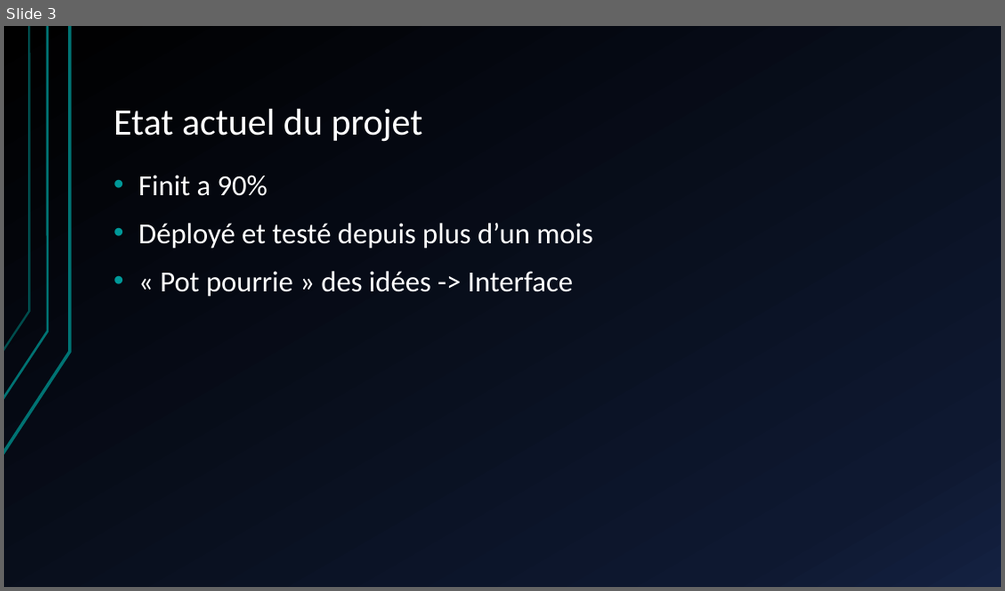
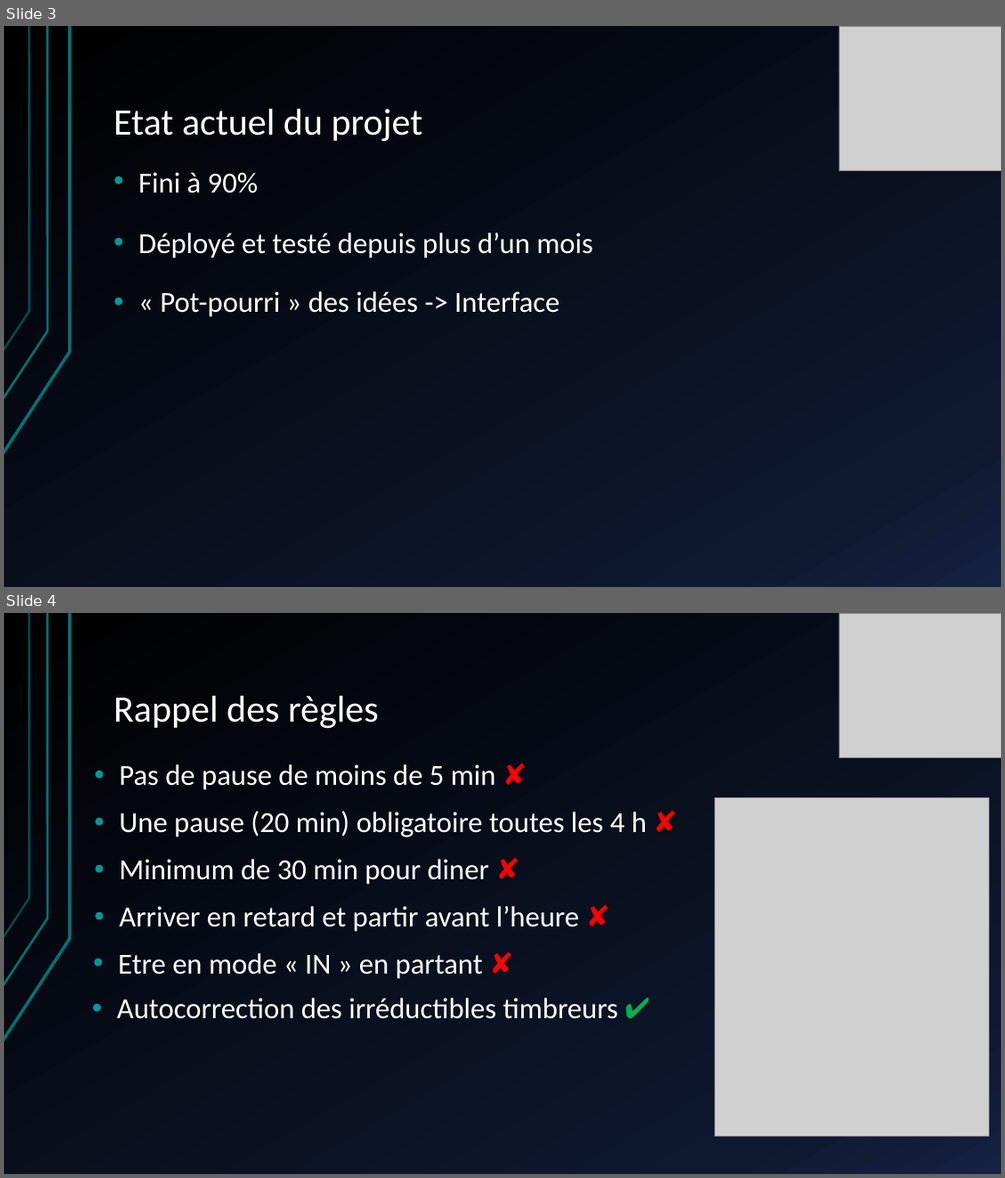
Before and after one commit to Pluume/Timbreuse2.0, a slide deck: Documents/Timbreuse presv1.pptx. Shown one above the other, each under a label of ours: slide 3 before the commit, slides 3 and 4 after it. The pictures are 1005x591 and 1005x1178 pixels, drawn with LibreOffice and Linux fonts; fonts in the diff are those of the drawing; grey boxes stand for pictures. Boxes give left, top, right and bottom in pixels: in the first picture for what was removed or moved away, otherwise in the second. Text is boxed around its words. In the diff, an @@ line names an element or a change of style, - is before the commit and + after.

```diff
--- a/Documents/Timbreuse presv1.pptx
+++ b/Documents/Timbreuse presv1.pptx
@@ slide 4 added at (4,613,1001,1174), background gradient #000000 to #0F1931 to #142242; not listed: 3 template elements that a slide beside it also shows @@
@@ picture added at (839,614,1001,758) @@
@@ title added at (113,696,379,729), 36 pt, text #FFFFFF @@
+Rappel des règles
@@ text added at (119,764,496,790), 28 pt, text #FFFFFF @@
+• Pas de pause de moins de 5 min ✘
@@ picture added at (714,798,989,1136) @@
@@ text added at (119,811,647,837), 28 pt, text #FFFFFF @@
+• Une pause (20 min) obligatoire toutes les 4 h ✘
@@ text added at (119,859,489,884), 28 pt, text #FFFFFF @@
+• Minimum de 30 min pour diner ✘
@@ text added at (119,906,579,932), 28 pt, text #FFFFFF @@
+• Arriver en retard et partir avant l’heure ✘
@@ text added at (118,953,483,979), 28 pt, text #FFFFFF @@
+• Etre en mode « IN » en partant ✘
@@ text added at (117,997,618,1019), 28 pt, text #FFFFFF @@
+• Autocorrection des irréductibles timbreurs ✔
@@ slide 3 changed as well @@
@@ picture added at (839,27,1001,171) @@
@@ text at (138,172,258,193): text changed @@
-• Finit a 90%
-• Déployé et testé depuis plus d’un mois
-• « Pot pourrie » des idées -> Interface
+• Fini à 90%
@@ text added at (138,232,593,258), 28 pt, text #FFFFFF @@
+• Déployé et testé depuis plus d’un mois
@@ text added at (160,291,559,317), 28 pt, text #FFFFFF @@
+• « Pot-pourri » des idées -> Interface
```
Also in this commit, not shown: 2 other slides changed, 9 other slides added, 1 slide removed, 5 other files.
